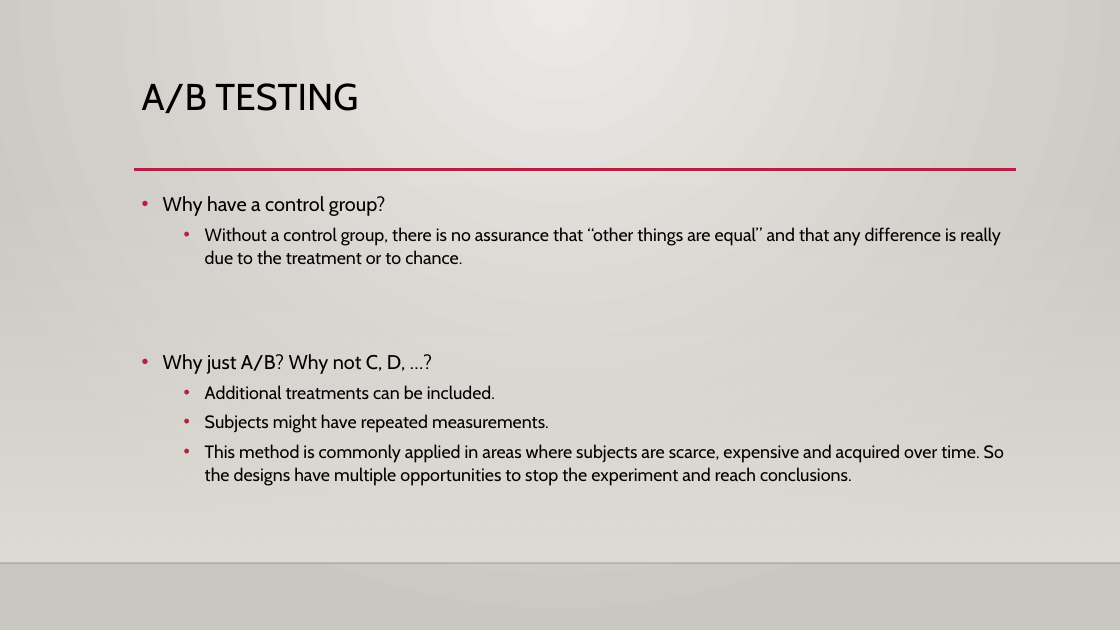
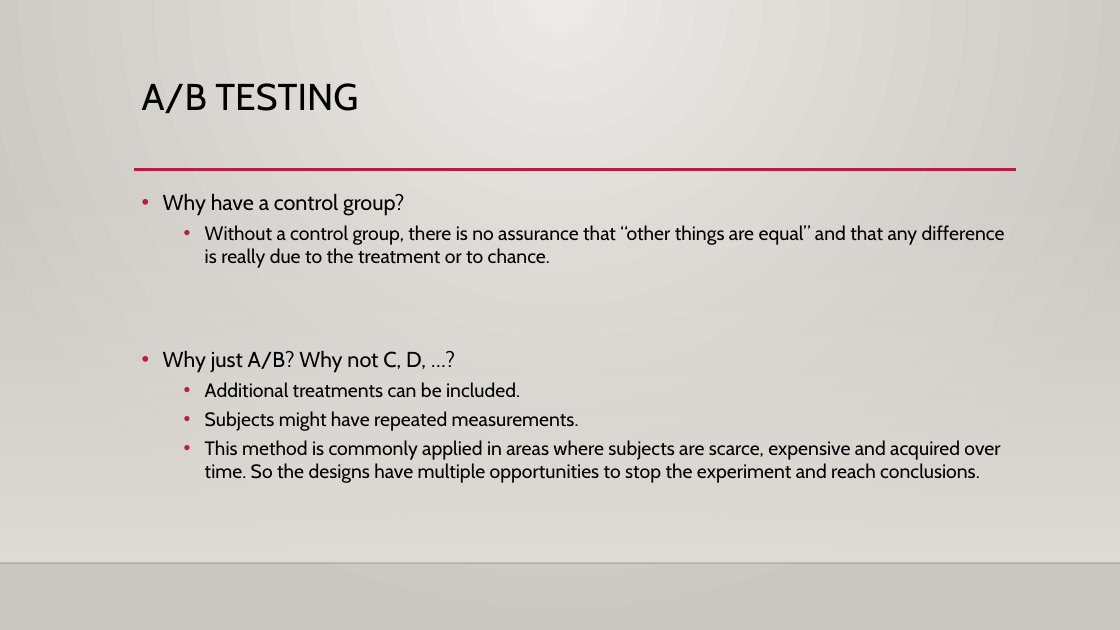
Before and after one commit to AdolfoCastilloC/StatisticsForDS, a slide deck: slide 8 of ppt/Practical Statistics for Data science_Chapter3.pptx. Drawn at 1120x630 pixels with LibreOffice and Linux fonts; fonts in the diff are those of the drawing; background and template pictures are left out. Boxes give left, top, right and bottom in pixels: in the first picture for what was removed or moved away, otherwise in the second. Text is boxed around its words. In the diff, an @@ line names an element or a change of style, - is before the commit and + after.

```diff
--- a/ppt/Practical Statistics for Data science_Chapter3.pptx
+++ b/ppt/Practical Statistics for Data science_Chapter3.pptx
@@ text "Why have a control group?" at box(163, 193, 1005, 483): size 17 to 18.5 pt in "Why have a control group?", "Why just A/B? Why not C, D, ..."; size 15.3 to 16.6 pt in "Without a control group, there is no ...", "Additional treatments can be included.", "Subjects might have repeated measurements.", "This method is commonly applied in areas ..."; line spacing 1.1 to 1 @@
```
Also in this commit, not shown: 1 other slide changed, 8 slides added, 1 slide removed.
